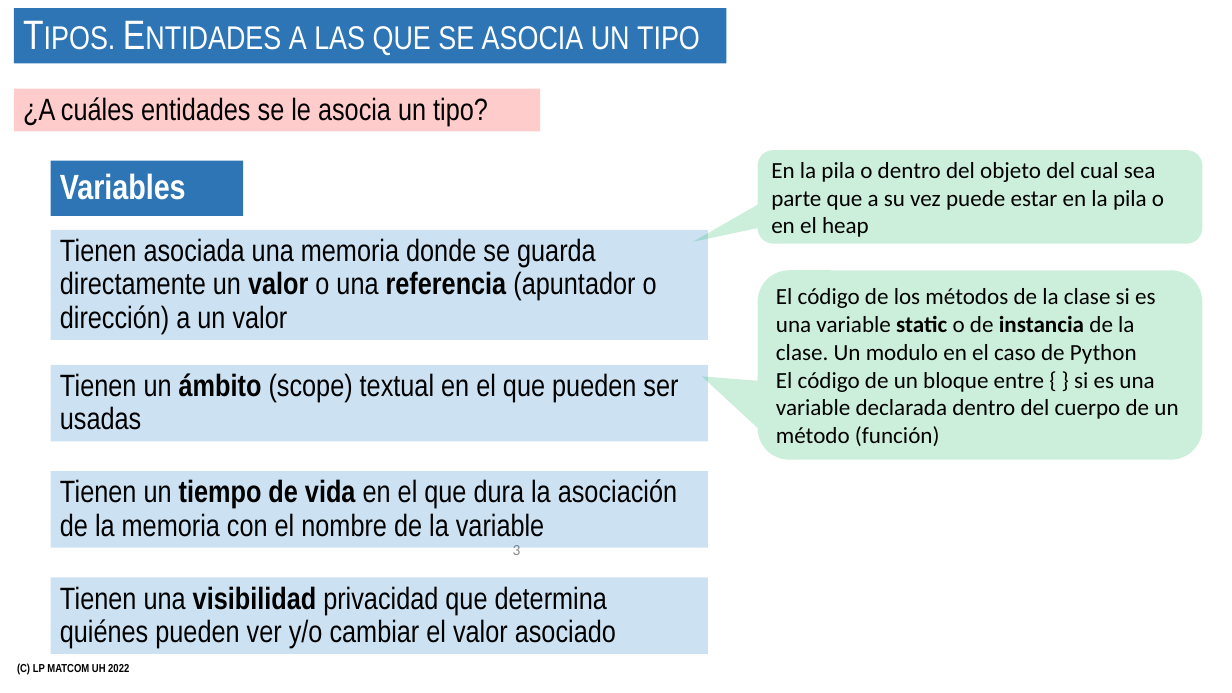
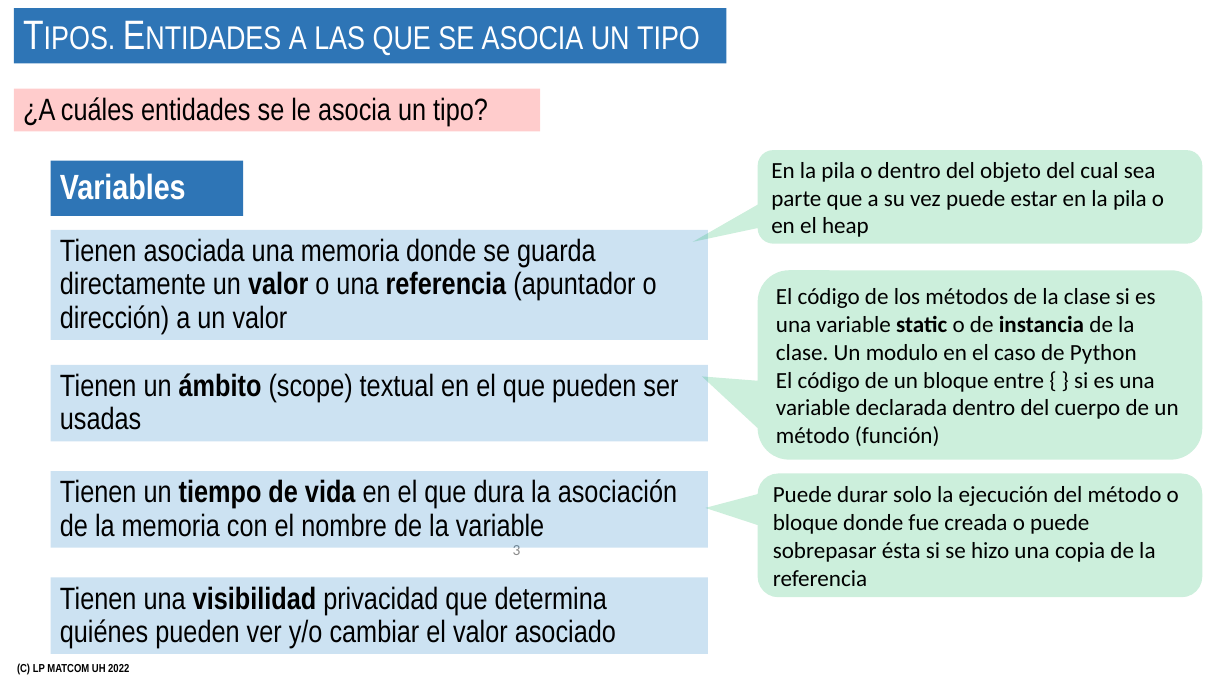
Before and after one commit to matcom/programming-languages, a slide deck: slide 3 of conferencias/conferencia_03.2_referencias_y_valores_copia_e_igualdad_traspaso_de_parámetros.pptx. Drawn at 1232x693 pixels with LibreOffice and Linux fonts; fonts in the diff are those of the drawing; background and template pictures are left out. Boxes give left, top, right and bottom in pixels: in the first picture for what was removed or moved away, otherwise in the second. Text is boxed around its words. In the diff, an @@ line names an element or a change of style, - is before the commit and + after.

```diff
--- a/conferencias/conferencia_03.2_referencias_y_valores_copia_e_igualdad_traspaso_de_parámetros.pptx
+++ b/conferencias/conferencia_03.2_referencias_y_valores_copia_e_igualdad_traspaso_de_parámetros.pptx
@@ rounded speech box added at <box>758,473,1202,597</box>, fill #00B050 at 20% opacity, 18 pt, text #000000 @@
+Puede durar solo la ejecución del método o bloque donde fue creada o puede sobrepasar ésta si se hizo una copia de la referencia
```
Also in this commit, not shown: 8 other slides changed, 1 slide added, 4 other files.
